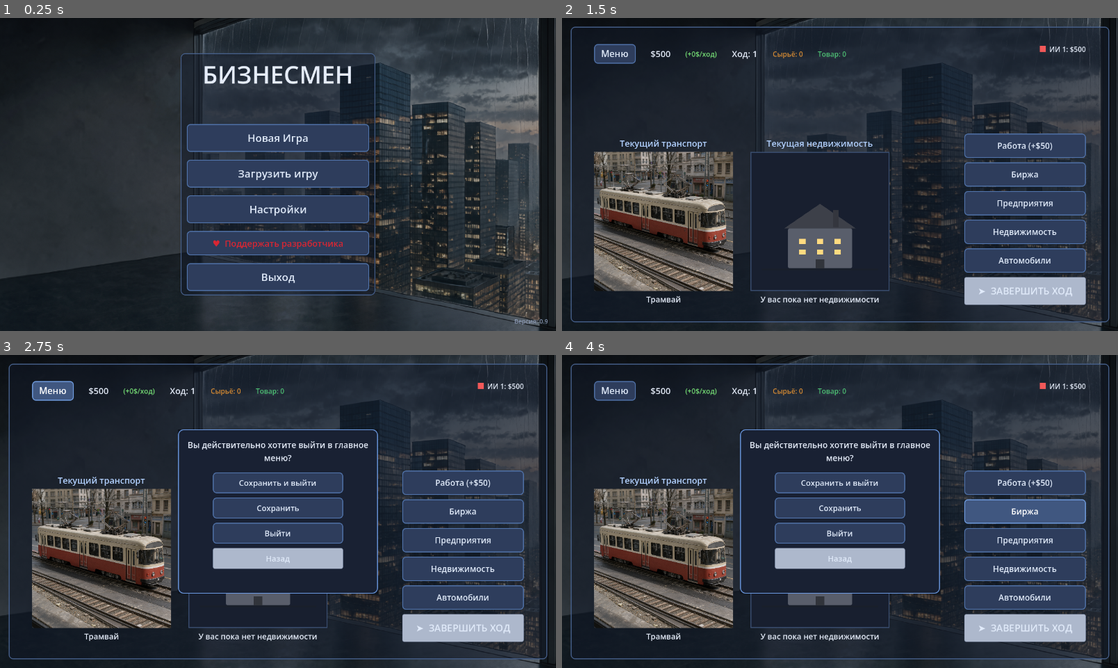
Above: before the commit, frames 1-4 (two rows, left to right).
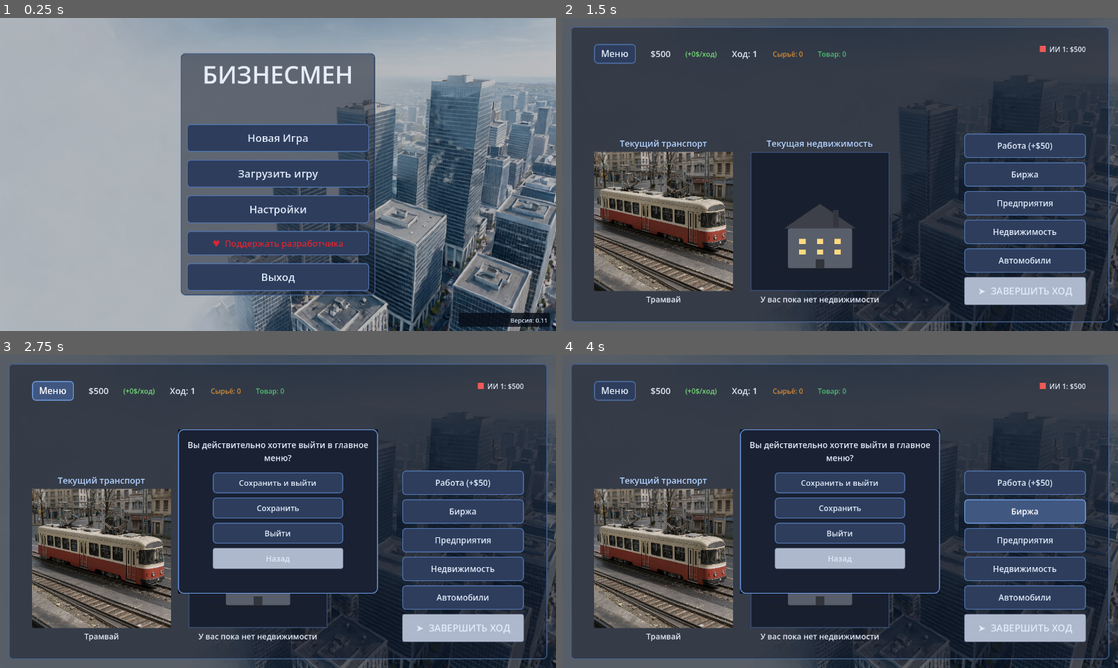
Above: after the commit, the same moments.

Repository: bikeevivan/Businessman
Game: Godot game, scene res://scenes/main_menu.tscn
Same seed, same stepped clock (60 frames per second), same inputs: the game is played once before the commit and once after it.
Inputs:
- Up to frame 1 (0.25 s): no input
- Up to frame 2 (1.5 s): click "Новая Игра" at 0.5 s; click "1" at 1.25 s
- Up to frame 3 (2.75 s): click "Меню" at 2 s
- Up to frame 4 (4 s): click "Работа (+$50)" at 2.75 s; click "Биржа" at 3.5 s

The runs differ from the first frame. In frame 1, 80% of the frame differs, in the area x 0-100%, y 0-100%; in frame 2, 29%; in frame 3, 27%; in frame 4, 27%.

Commit message:
Версия 0.10: новая заставка, трек с паузой в цикле, читаемая подпись версии
- Заставка главного меню: светлый дневной вид делового района с высоты
  (ComfyUI/FLUX.3 Klein, 1360x768) вместо мрачного ночного фона.
  Затемнение: меню 0.28 (воздушно, но читаемо), игровой экран 0.65
  (в тон остальным тёмным экранам).
- Музыка: полный инструментальный трек (lo-fi classical fusion, 23.94 с,
  mp3 192 кбит/с) с естественными fade-in/fade-out, громкость -3 dB.
  Цикл: finished -> Timer 2.5 с -> повтор, без обрыва на стыке.
- Подпись версии в меню: тёмная подложка + контур, читается на светлом фоне.
- Доки по арт-пайплайну приведены в соответствие (демо-файлы удалены).

Diff:
--- a/scripts/autoload/music.gd
+++ b/scripts/autoload/music.gd
@@ -1,24 +1,34 @@
 extends Node
 
 const MUSIC_PATH: String = "res://assets/audio/tycoon_theme.mp3"
+const LOOP_PAUSE_SEC: float = 2.5
 
 var enabled: bool = true
 var _player: AudioStreamPlayer
+var _pause_timer: Timer
 
 func _ready() -> void:
 	var settings = get_node_or_null("/root/Settings")
 	if settings != null:
 		enabled = bool(settings.music_enabled)
+
 	_player = AudioStreamPlayer.new()
 	_player.bus = "Master"
-	# Lower volume to avoid a click/pop when the track restarts via the finished signal.
 	_player.volume_db = -9.0
 	add_child(_player)
 	_player.finished.connect(_on_finished)
+
+	_pause_timer = Timer.new()
+	_pause_timer.one_shot = true
+	_pause_timer.wait_time = LOOP_PAUSE_SEC
+	add_child(_pause_timer)
+	_pause_timer.timeout.connect(_on_pause_timer_timeout)
+
 	if ResourceLoader.exists(MUSIC_PATH):
 		_player.stream = load(MUSIC_PATH)
 	else:
 		push_warning("Music file not found: %s" % MUSIC_PATH)
+
 	if enabled and DisplayServer.get_name() != "headless":
 		_play()
 
@@ -28,6 +38,11 @@
 	_player.play()
 
 func _on_finished() -> void:
+	if not enabled or _pause_timer == null:
+		return
+	_pause_timer.start(LOOP_PAUSE_SEC)
+
+func _on_pause_timer_timeout() -> void:
 	if enabled:
 		_play()
 
@@ -35,12 +50,19 @@
 	enabled = value
 	if _player == null:
 		return
-	if value and not _player.playing:
-		_play()
-	elif not value and _player.playing:
+	if value:
+		if _pause_timer != null:
+			_pause_timer.stop()
+		if not _player.playing:
+			_play()
+	else:
 		_player.stop()
+		if _pause_timer != null:
+			_pause_timer.stop()
 
 func _exit_tree() -> void:
 	if _player != null:
 		_player.stop()
 		_player.stream = null
+	if _pause_timer != null:
+		_pause_timer.stop()
--- a/scripts/ui/main_menu.gd
+++ b/scripts/ui/main_menu.gd
@@ -36,7 +36,7 @@
 
 func _make_page() -> VBoxContainer:
 	_clear()
-	UIBackground.add(self, "menu", Color(0.03, 0.05, 0.09, 0.28))
+	UIBackground.add(self, "menu", Color(0.04, 0.06, 0.10, 0.28))
 
 	var center = CenterContainer.new()
 	center.set_anchors_and_offsets_preset(Control.PRESET_FULL_RECT)
@@ -96,14 +96,24 @@
 	var lbl = Label.new()
 	lbl.text = tr("m_version") % Version.get_version()
 	lbl.add_theme_font_size_override("font_size", 14)
-	lbl.add_theme_color_override("font_color", Color(0.6, 0.66, 0.78, 0.85))
+	lbl.add_theme_color_override("font_color", Color(0.85, 0.92, 1.0, 1.0))
+	lbl.add_theme_constant_override("outline_size", 3)
+	lbl.add_theme_color_override("font_outline_color", Color(0.02, 0.04, 0.08, 0.92))
+	var bg = StyleBoxFlat.new()
+	bg.bg_color = Color(0.03, 0.05, 0.09, 0.82)
+	bg.set_corner_radius_all(4)
+	bg.content_margin_left = 5.0
+	bg.content_margin_top = 4.0
+	bg.content_margin_right = 5.0
+	bg.content_margin_bottom = 4.0
+	lbl.add_theme_stylebox_override("normal", bg)
 	lbl.horizontal_alignment = HORIZONTAL_ALIGNMENT_RIGHT
 	lbl.vertical_alignment = VERTICAL_ALIGNMENT_BOTTOM
 	lbl.set_anchors_and_offsets_preset(Control.PRESET_BOTTOM_RIGHT)
-	lbl.offset_left = -220.0
-	lbl.offset_top = -40.0
-	lbl.offset_right = -18.0
-	lbl.offset_bottom = -12.0
+	lbl.offset_left = -224.0
+	lbl.offset_top = -42.0
+	lbl.offset_right = -14.0
+	lbl.offset_bottom = -10.0
 	lbl.mouse_filter = Control.MOUSE_FILTER_IGNORE
 	add_child(lbl)
 
--- a/scripts/ui/main_screen.gd
+++ b/scripts/ui/main_screen.gd
@@ -41,7 +41,7 @@
 	_refresh_all()
 
 func _build_ui() -> void:
-	UIBackground.add(self, "menu", Color(0.03, 0.05, 0.09, 0.28))
+	UIBackground.add(self, "menu", Color(0.03, 0.05, 0.09, 0.65))
 
 	var board = PanelContainer.new()
 	board.set_anchors_and_offsets_preset(Control.PRESET_FULL_RECT)
Not shown, changed: assets/audio/manifest.json
Binary file changed: assets/bg/bg_menu.png
Not shown, changed: version.txt
Not shown, changed: AGENTS.md
Not shown, changed: assets/audio/tycoon_theme.mp3
Not shown, changed: installer/tycoon.iss
